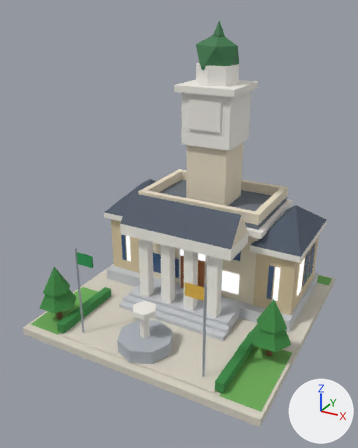
The glTF model public/models/v2/21_lod1.glb as it was, and as the next commit left it.
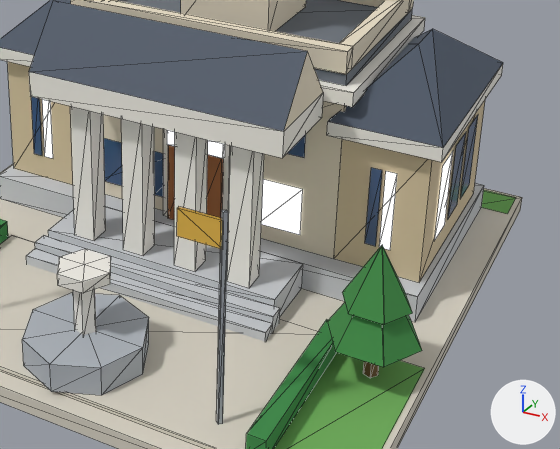
Each version is shown whole from a 50 mm lens placed at (0.807, -1.58, 1.158), pointed at (-0.016, -0.082, 0.409), then close up on the part from 30% to 98% of the width and 43% to 87% of the height. The lights are fixed; the arrows at lower right show +X, +Y and +Z. The older version's two pictures come first. The close-ups show mesh edges as thin lines. Vertices at exactly the same position are counted once.

The scene before the commit, as lines of its bpy script (objects in view):
```python
me_b21_v2_lod1 = bpy.data.meshes.new('b21_v2_lod1')
me_b21_v2_lod1.from_pydata(...)  # 575 vertices, 653 faces; spans x -0.48..0.48, y -0.48..0.48, z 0.0..1.11
me_b21_v2_lod1.materials.append(mat_paving)
me_b21_v2_lod1.materials.append(mat_grass)
me_b21_v2_lod1.materials.append(mat_hedge)
me_b21_v2_lod1.materials.append(mat_concrete)
me_b21_v2_lod1.materials.append(mat_wall_cream)
me_b21_v2_lod1.materials.append(mat_wall_beige)
me_b21_v2_lod1.materials.append(mat_white)
me_b21_v2_lod1.materials.append(mat_roof_slate)
me_b21_v2_lod1.materials.append(mat_roof_flat)
me_b21_v2_lod1.materials.append(mat_glass_dark)
me_b21_v2_lod1.materials.append(mat_glow_window)
me_b21_v2_lod1.materials.append(mat_wall_wood)
me_b21_v2_lod1.materials.append(mat_wall_white)
me_b21_v2_lod1.materials.append(mat_roof_green)
me_b21_v2_lod1.materials.append(mat_slab)
me_b21_v2_lod1.materials.append(mat_water)
me_b21_v2_lod1.materials.append(mat_metal)
me_b21_v2_lod1.materials.append(mat_sign_green)
me_b21_v2_lod1.materials.append(mat_wall_yellow)
me_b21_v2_lod1.materials.append(mat_trunk)
me_b21_v2_lod1.materials.append(mat_tree_green)
ob_b21_v2_lod1 = bpy.data.objects.new('b21_v2_lod1', me_b21_v2_lod1)
ob_b21_v2_lod1.location = (0.0, 0.0, 0.0)
```
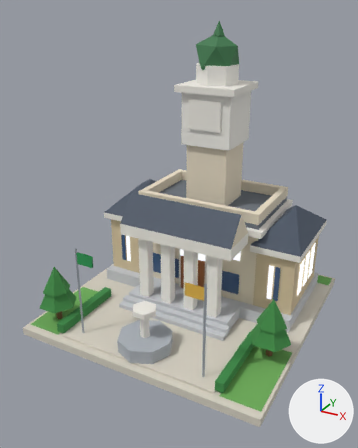
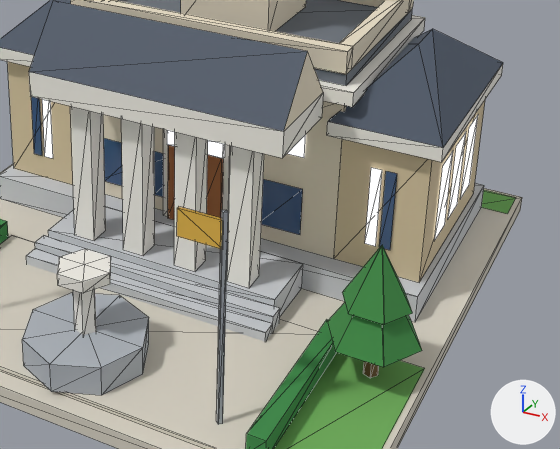
Changed parts and their boxes (x1, y1, x2, y2) in the close-ups (560 x 449 px; the box of a moved part takes in the faces that stretch with it):
'b21_v2_lod1', reshaped, recoloured
    both: (0, 0, 522, 449)
part 1 of me_b21_v2_lod1, moved or reshaped (not visible afterwards)
    before: (261, 179, 303, 235)
part 2 of me_b21_v2_lod1, moved or reshaped
    before: (434, 151, 453, 241)
    after: (461, 115, 478, 198)
part 3 of me_b21_v2_lod1, moved or reshaped
    before: (31, 97, 478, 250)
    after: (365, 132, 466, 250)
part 4 of me_b21_v2_lod1, moved or reshaped (not visible before)
    after: (31, 97, 306, 235)
part 5 of me_b21_v2_lod1, recoloured (blue)
    before: (448, 115, 478, 218)
part 6 of me_b21_v2_lod1, recoloured (blue)
    before: (365, 168, 382, 246)

What the commit changed:
me_b21_v2_lod1 has 575 vertices, 653 faces and spans x -0.48..0.48, y -0.48..0.48, z 0.0..1.11.
me_b21_v2_lod1 is used by ob_b21_v2_lod1; location (0.0, 0.0, 0.0).
me_b21_v2_lod1 part 1: the loose piece of 4 vertices spanning x 0.118..0.197, y 0.017, z 0.11..0.2 is moved by (-0.315, 0.0, 0.15).
me_b21_v2_lod1 part 2: the loose piece of 4 vertices spanning x 0.413, y 0.08..0.14, z 0.128..0.272 is moved by (0.0, 0.16, 0.0).
me_b21_v2_lod1 part 3: 52 of 575 vertices moved; they spanned x -0.413..0.413, y 0.017..0.3, z 0.11..0.35 and now span x -0.413..0.413, y 0.017..0.363, z 0.11..0.35; mean shift (0.079, 0.134, -0.01); largest move (-0.413, 0.22, 0.128) -> (0.413, 0.08, 0.128).
me_b21_v2_lod1 part 4: 24 of 575 vertices moved; they spanned x -0.197..0.197, y 0.363, z 0.11..0.35 and now span x -0.413..0.197, y 0.017..0.22, z 0.11..0.35; mean shift (-0.102, -0.317, -0.002); largest move (0.197, 0.363, 0.26) -> (-0.413, 0.22, 0.128).
me_b21_v2_lod1 part 5: all 4 faces centred in x 0.413, y 0.18..0.28, z 0.176..0.224 switch from mat_glass_dark to mat_glow_window.
me_b21_v2_lod1 part 6: all 2 faces centred in x 0.319..0.326, y 0.017, z 0.176..0.224 switch from mat_glass_dark to mat_glow_window.
